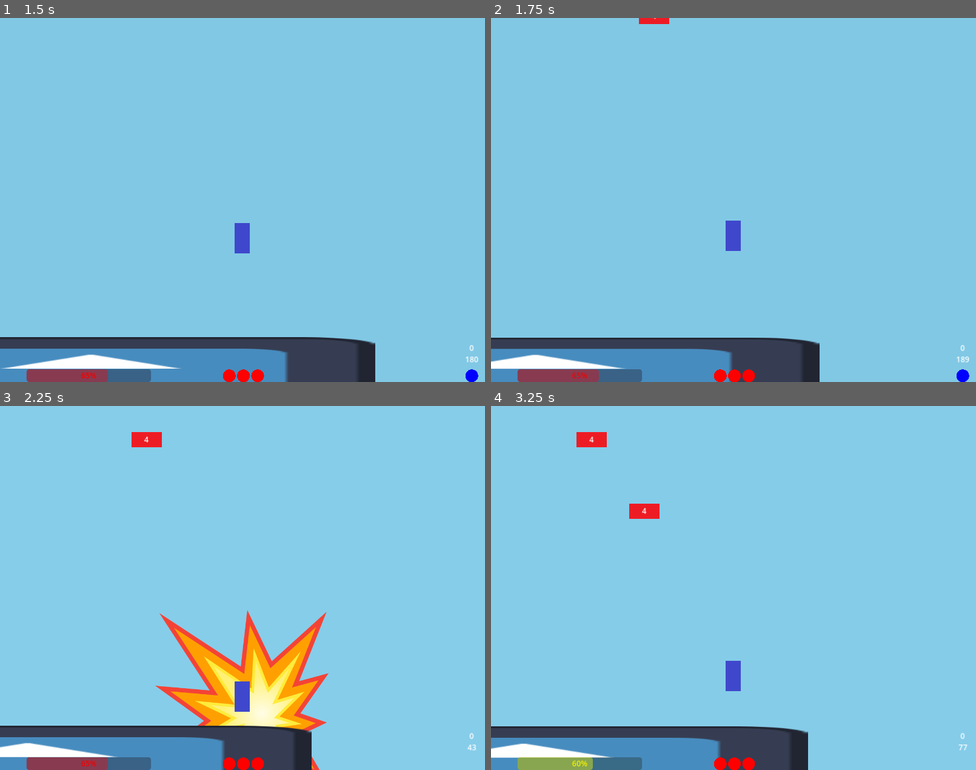
Above: before the commit, frames 1-4 (two rows, left to right).
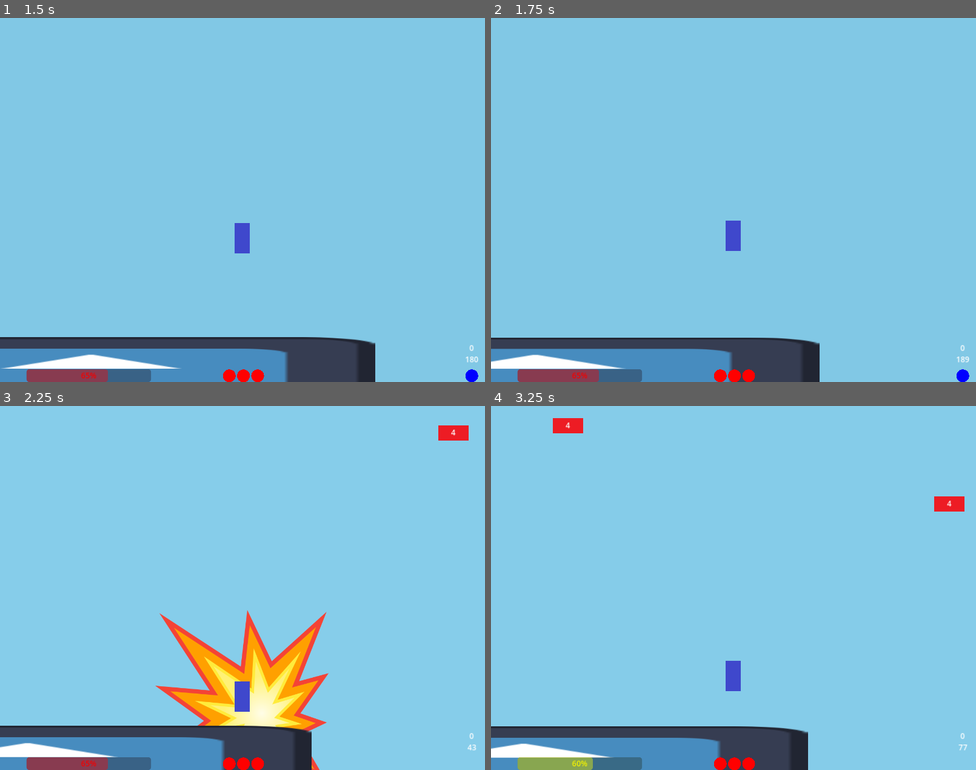
Above: after the commit, the same moments.

Repository: notMSB/bunk
Game: Godot game, scene res://scenes/game.tscn
Two runs of this game, one before a commit and one after it. Both use one fixed random seed, a clock stepped at 60 frames per second and the inputs below. The engine's default icon, where the game draws it, is replaced by a stand-in: a white triangle on a blue panel in a dark square.
Inputs (mouse positions are in pixels of both pictures, inside the frame that each line leads up to):
- Up to frame 1 (1.5 s): tap Enter at 0.5 s; move the mouse to (349, 181) at 0.52 s; hold Right (ui_right) from 0.53 s (still down); tap Ctrl (misc) at 0.6 s; tap Space (jump) at 0.77, 0.8, 1.07, 1.35 s; move the mouse to (145, 218) at 1.27 s
- Up to frame 2 (1.75 s): keep holding Right (ui_right); tap Space (jump) at 1.52 s; tap Ctrl (misc) at 1.55 s
- Up to frame 3 (2.25 s): tap Space (jump) at 1.82 s; move the mouse to (291, 507) at 2.02 s; release Right (ui_right) at 2.03 s; hold Left (ui_left) from 2.03 s (still down); tap Shift (item) at 2.1 s
- Up to frame 4 (3.25 s): tap Space (jump) at 2.3, 3.02 s; move the mouse to (709, 660) at 2.77 s; release Left (ui_left) at 2.78 s; hold Right (ui_right) from 2.78 s (still down); tap Ctrl (misc) at 2.85 s

Frame 1 is identical in both runs. In frame 2, 0.1% of the frame differs, in the area x 30-37%, y 0-2%; in frame 3, 0.5%; in frame 4, 1.0%, in the area x 12-98%, y 3-31%.

Commit message:
spawner rework

Diff:
--- a/scenes/bullet.tscn
+++ b/scenes/bullet.tscn
@@ -17,7 +17,7 @@
 
 [node name="Sprite2D" type="Sprite2D" parent="."]
 modulate = Color(0, 0, 0, 1)
-scale = Vector2(0.9, 0.9)
+scale = Vector2(0.5, 0.5)
 texture = ExtResource("1_1e0ew")
 
 [node name="CollisionShape2D" type="CollisionShape2D" parent="."]
--- a/scripts/global.gd
+++ b/scripts/global.gd
@@ -3,3 +3,4 @@
 var score := 0
 var oneshot := false
 var usedWeapon := 0
+var shame := false
--- a/scripts/player.gd
+++ b/scripts/player.gd
@@ -42,6 +42,9 @@
 var currentPlatform : CharacterBody2D = null
 
 var gravity = ProjectSettings.get_setting("physics/2d/default_gravity")
+
+func _ready():
+	Global.shame = Global.oneshot
 
 func _physics_process(delta):
 	UI.set_height(scoreModifier, position.y)
@@ -90,7 +93,9 @@
 
 		shot.fire(get_global_mouse_position(), global_position, $Weapon.get_child(weaponIndex).DAMAGE)
 		weaponCooldown = $Weapon.get_child(weaponIndex).COOLDOWN
-	if Input.is_action_just_pressed("misc"): Global.oneshot = !Global.oneshot
+	if Input.is_action_just_pressed("misc"):
+		Global.oneshot = !Global.oneshot
+		Global.shame = true
 	if Input.is_action_just_pressed("item") and hasItem:
 		$Item.get_child(0).use()
 		change_item(false)
@@ -131,7 +136,7 @@
 	UI.set_item(hasItem)
 
 func change_fuel(change):
-	fuel += change
+	fuel = min(fuel + change, 100)
 	UI.set_fuel(fuel, FUEL_THRESHOLD, currentAirJumps, AIR_JUMPS)
 
 func take_damage(goLeft, _damage = 0):
--- a/scripts/shotgun.gd
+++ b/scripts/shotgun.gd
@@ -2,5 +2,5 @@
 
 @export var Projectile : PackedScene
 
-const COOLDOWN = .6
+const COOLDOWN = .5
 const DAMAGE = 1
--- a/scripts/spawner.gd
+++ b/scripts/spawner.gd
@@ -10,15 +10,14 @@
 
 @export var ItemPlatform: PackedScene
 
-const TOP_LIMIT := 600
-const BOTTOM_LIMIT := 200
-const LEFT_LIMIT := 600
-const RIGHT_LIMIT := 600
+const VERT_BASE := 350
+const VERT_MOD := 400
+const HORIZ_MOD := 600
 
 const TOP_SPAWN := 500
 
-const EARLY_TIMER := 1.0
-const TIMER_START := .75
+const EARLY_TIMER := 1.1
+const TIMER_START := 1.0
 var timer := EARLY_TIMER
 
 var height : int
@@ -29,6 +28,9 @@
 var enemyScenes : Array
 var enemyOdds : Array
 
+const OFFSCREEN_LOOP = 2
+var offscreenSpawns = 0
+
 func _ready():
 	enemyScenes = [Swarmer, Clam, Shrimp, Enemy]
 
@@ -37,55 +39,69 @@
 	check_height_table()
 	timer -= delta
 	if timer <= 0:
-		spawn()
+		set_spawns()
 		timer = TIMER_START if height >= 500 else EARLY_TIMER
 
 func check_height_table():
 	if height < 1000:
 		enemyOdds = [4, 0, 0, 96]
-		platformFrequency = 10
+		platformFrequency = 8
 	elif height < 2500:
 		enemyOdds = [6, 3, 8, 83]
-		platformFrequency = 15
+		platformFrequency = 12
 	elif height < 4000:
 		enemyOdds = [8, 5, 10, 78]
-		platformFrequency = 20
+		platformFrequency = 16
 	elif height < 6500:
 		enemyOdds = [10, 7, 18, 65]
-		platformFrequency = 25
+		platformFrequency = 20
 	else:
 		enemyOdds = [12, 10, 25, 53]
-		platformFrequency = 30
+		platformFrequency = 24
 
-func spawn():
-	platSpawnCounter +=1
-	var xPos : float = CAMERA.get_screen_center_position().x + LEFT_LIMIT - randi() % (LEFT_LIMIT + RIGHT_LIMIT)
-	var yPos : float = CAMERA.get_screen_center_position().y - TOP_LIMIT + randi() % (TOP_LIMIT - BOTTOM_LIMIT)
+func set_spawns():
+	var screenX : int = ProjectSettings.get_setting("display/window/size/viewport_width")
+	var screenY : int = ProjectSettings.get_setting("display/window/size/viewport_height")
 
+	spawn(CAMERA.get_screen_center_position(), true)
+	spawn(Vector2(CAMERA.get_screen_center_position().x - screenX, CAMERA.get_screen_center_position().y))
+	spawn(Vector2(CAMERA.get_screen_center_position().x + screenX, CAMERA.get_screen_center_position().y))
+	offscreenSpawns +=1
+	if offscreenSpawns > OFFSCREEN_LOOP:
+		offscreenSpawns = 0
+		spawn(Vector2(CAMERA.get_screen_center_position().x, CAMERA.get_screen_center_position().y - screenY))
+
+func spawn(center, original = false):
 	var newSpawn : CharacterBody2D
+	var isItem := false
 
-	if platSpawnCounter >= platformFrequency:
+	var specificHoriz : int = HORIZ_MOD if original else HORIZ_MOD / 2
+
+	if original: platSpawnCounter +=1
+	if platSpawnCounter >= platformFrequency and original:
 		newSpawn = ItemPlatform.instantiate()
 		platSpawnCounter = 0
+		isItem = true
 	else:
 		var totalOdds := 0
 		for i in enemyOdds: totalOdds += i
-
 		var enemyRando := randi() % totalOdds
-
 		for i in enemyScenes.size():
 			enemyRando -= enemyOdds[i]
 			if enemyRando < 0:
 				newSpawn = enemyScenes[i].instantiate()
 				break
 	add_child(newSpawn)
-	var rando = randi() % 10
-	if rando == 0:
-		newSpawn.global_position = Vector2(CAMERA.get_screen_center_position().x - LEFT_LIMIT, yPos)
-		newSpawn.velocity.x = 100
-	elif rando == 1:
-		newSpawn.global_position = Vector2(CAMERA.get_screen_center_position().x + RIGHT_LIMIT, yPos)
-		newSpawn.velocity.x = -100
+	if isItem:
+		var yPos : float = center.y - VERT_BASE - randi() % (VERT_MOD)
+		var rando = randi() % 2
+		if rando == 0:
+			newSpawn.global_position = Vector2(center.x - HORIZ_MOD, yPos)
+			newSpawn.velocity.x = 100
+		elif rando == 1:
+			newSpawn.global_position = Vector2(center.x + HORIZ_MOD, yPos)
+			newSpawn.velocity.x = -100
 	else:
-		newSpawn.global_position = Vector2(xPos, CAMERA.get_screen_center_position().y - TOP_SPAWN)
+		var xPos : float = center.x + specificHoriz - randi() % (specificHoriz * 2)
+		newSpawn.global_position = Vector2(xPos, center.y - TOP_SPAWN)
 	newSpawn.setup(CAMERA, PLAYER)
--- a/scripts/ui_controller.gd
+++ b/scripts/ui_controller.gd
@@ -4,6 +4,7 @@
 
 func _ready():
 	$Height/High.text = str(Global.score)
+	if Global.shame: $Height/High.text = str($Height/High.text, "?")
 
 func _process(_delta):
 	change_background()
@@ -18,7 +19,7 @@
 func set_fuel(value, threshold, jumps, maxJumps):
 	$FuelBar.value = value
 	if value < threshold or jumps >= maxJumps: $FuelBar.modulate = Color(1,0,0,1)
-	elif jumps == maxJumps - 1: $FuelBar.modulate = Color(1,1,0,1)
+	elif value < threshold*2 or jumps == maxJumps - 1: $FuelBar.modulate = Color(1,1,0,1)
 	else: $FuelBar.modulate = Color(1,1,1,1)
 
 func update_health(value, isHeal):
Not shown, changed: export_presets.cfg
